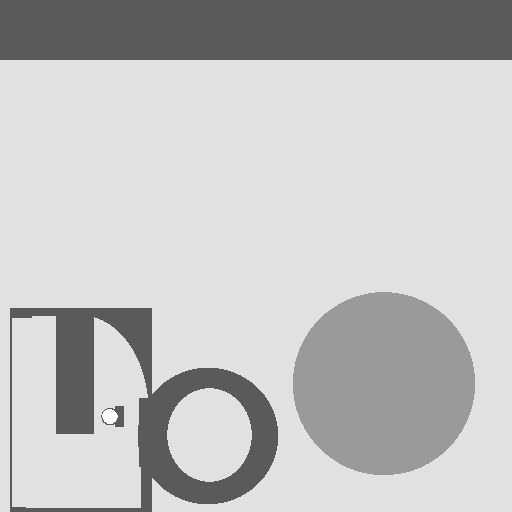
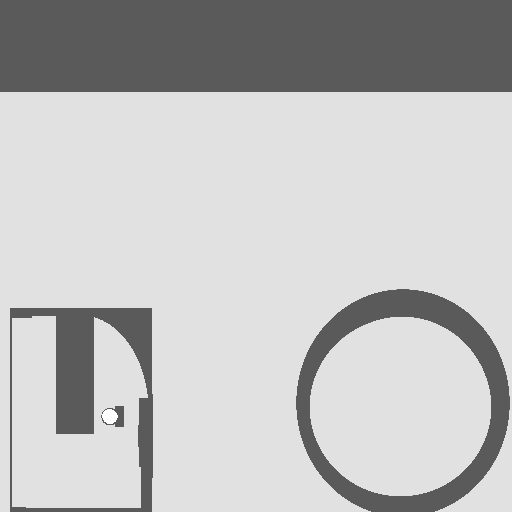
Layer changes from the first 512x512 image to the second:
moved "Warstwa" above "Warstwa #1", painted on it over [0, 60, 512, 512]
